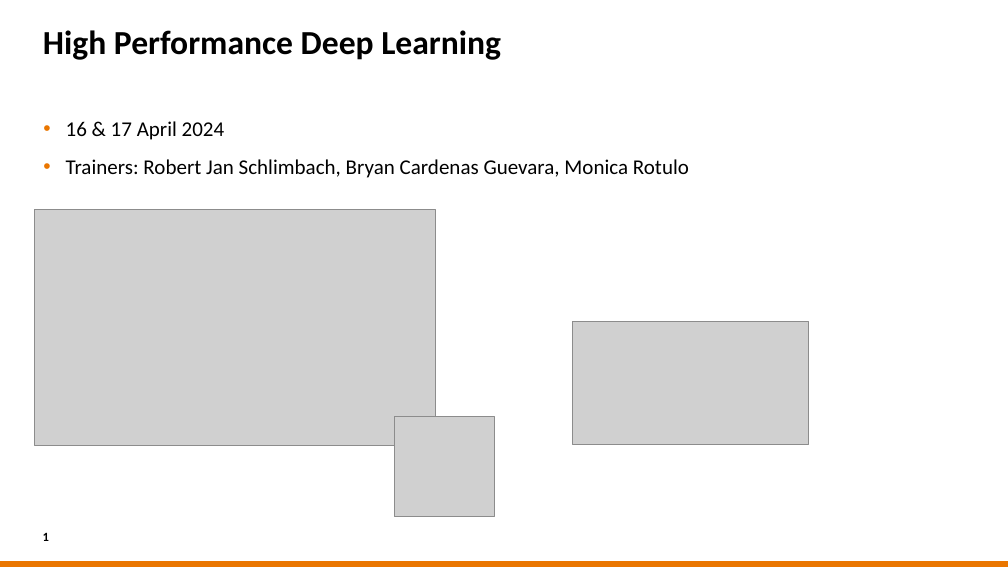
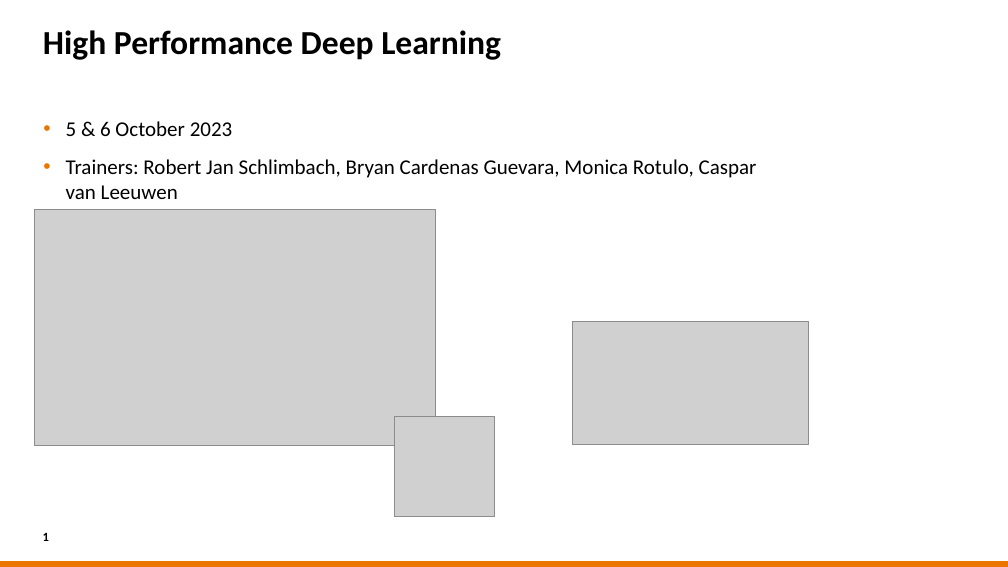
Before and after one commit to sara-nl/Tue_HPDL_2024, a slide deck: slide 1 of Day1/slides/EuroHPC_HPML_welcome.pptx. Drawn at 1008x567 pixels with LibreOffice and Linux fonts; fonts in the diff are those of the drawing; grey boxes stand for pictures; background and template pictures are left out. Boxes give left, top, right and bottom in pixels: in the first picture for what was removed or moved away, otherwise in the second. Text is boxed around its words. In the diff, an @@ line names an element or a change of style, - is before the commit and + after.

```diff
--- a/Day1/slides/EuroHPC_HPML_welcome.pptx
+++ b/Day1/slides/EuroHPC_HPML_welcome.pptx
@@ text at bbox=[66, 121, 757, 199]: text changed @@
-• 16 & 17 April 2024
-• Trainers: Robert Jan Schlimbach, Bryan Cardenas Guevara, Monica Rotulo
+• 5 & 6 October 2023
+• Trainers: Robert Jan Schlimbach, Bryan Cardenas Guevara, Monica Rotulo, Caspar van Leeuwen
```
Also in this commit, not shown: 5 other slides changed, 44 other files.
